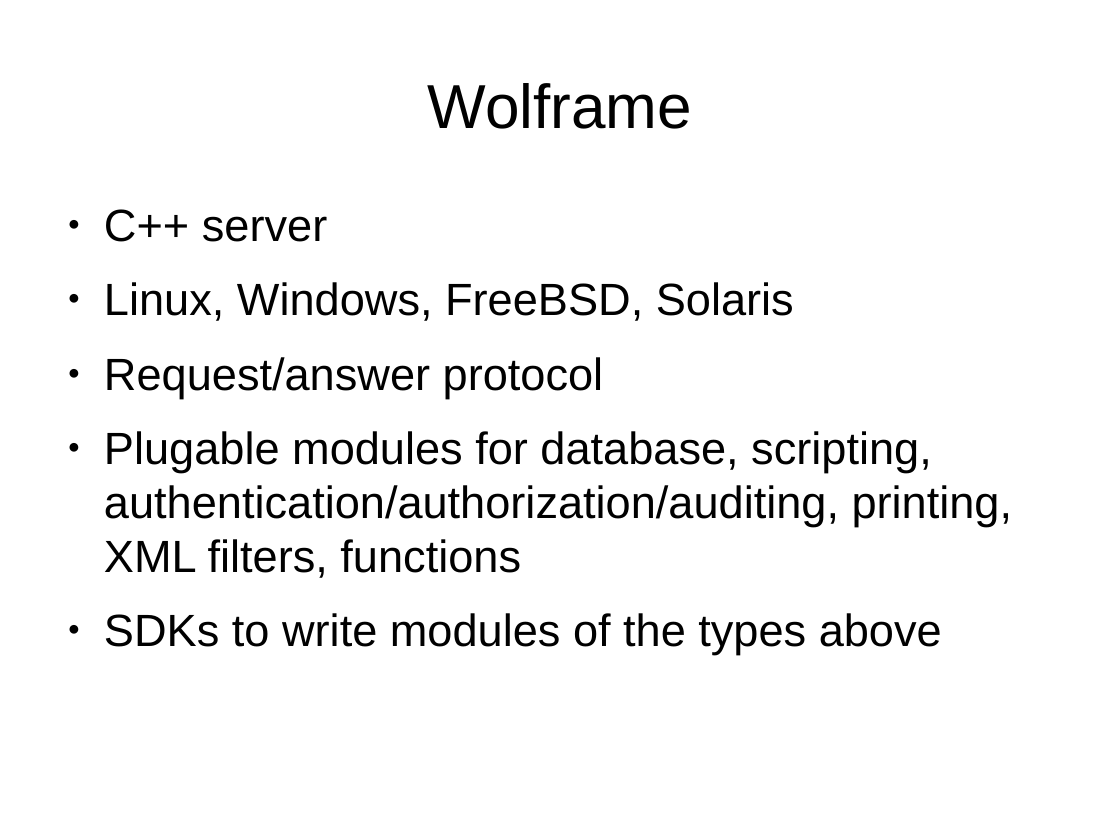
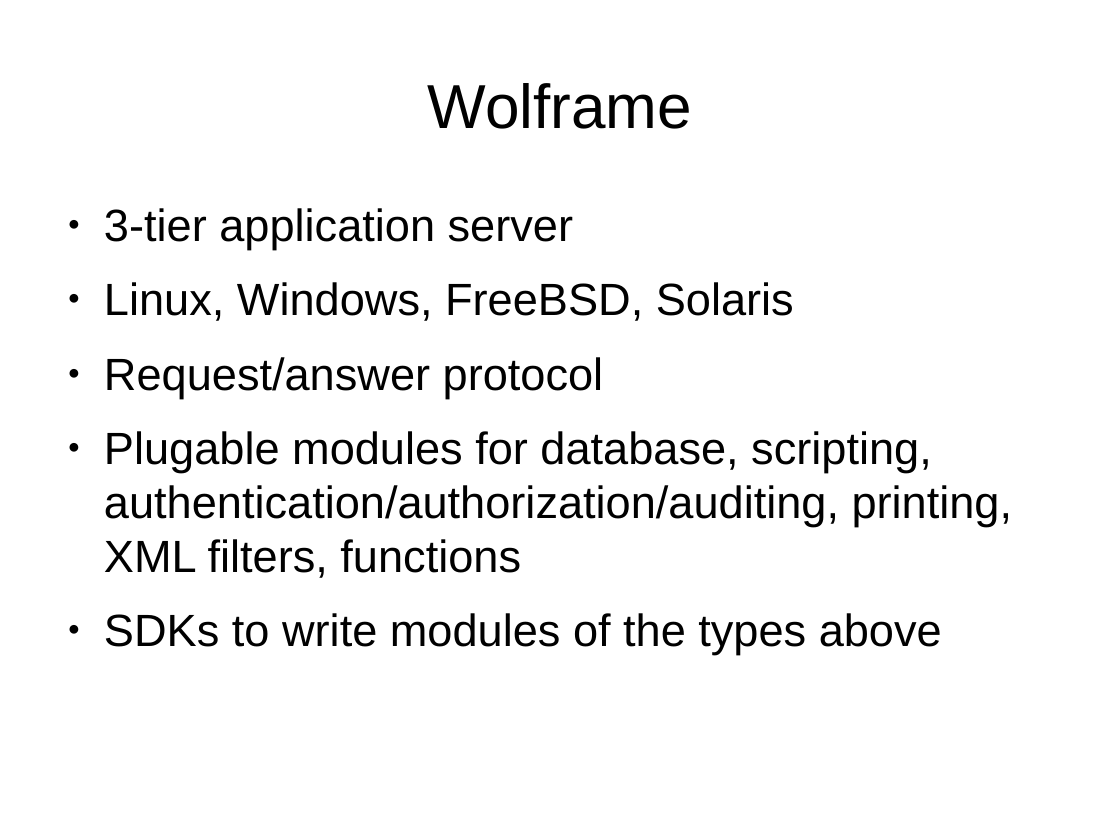
Before and after one commit to Wolframe/Wolframe, a slide deck: slide 2 of examples/tutorial/doc/tutorial.odp. Drawn at 1120x840 pixels with LibreOffice and Linux fonts; fonts in the diff are those of the drawing. Boxes give left, top, right and bottom in pixels: in the first picture for what was removed or moved away, otherwise in the second. Text is boxed around its words. In the diff, an @@ line names an element or a change of style, - is before the commit and + after.

```diff
--- a/examples/tutorial/doc/tutorial.odp
+++ b/examples/tutorial/doc/tutorial.odp
@@ text at (104,208,573,250): text changed @@
-● C++ server
+● 3-tier application server
```
Also in this commit, not shown: 6 other slides changed.
